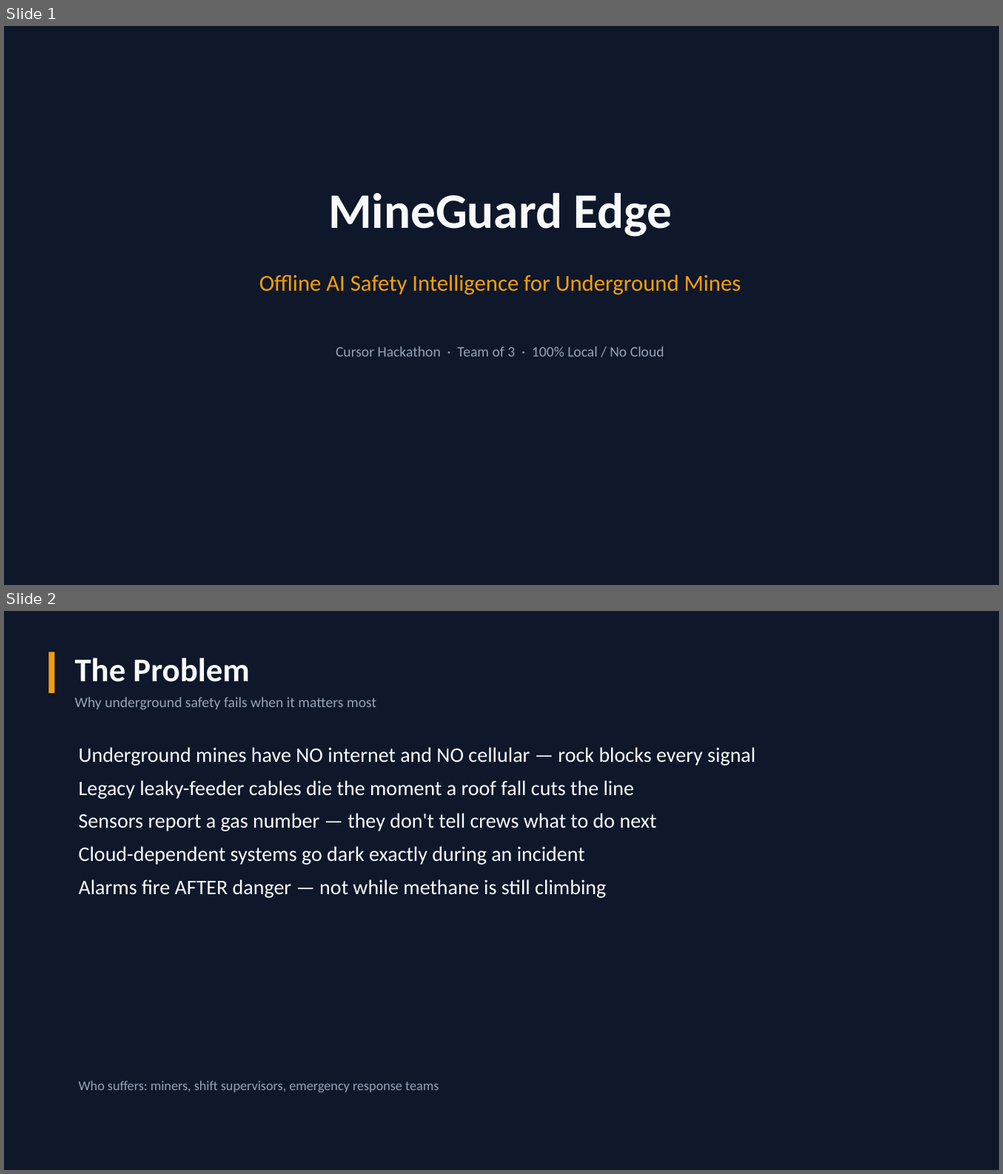
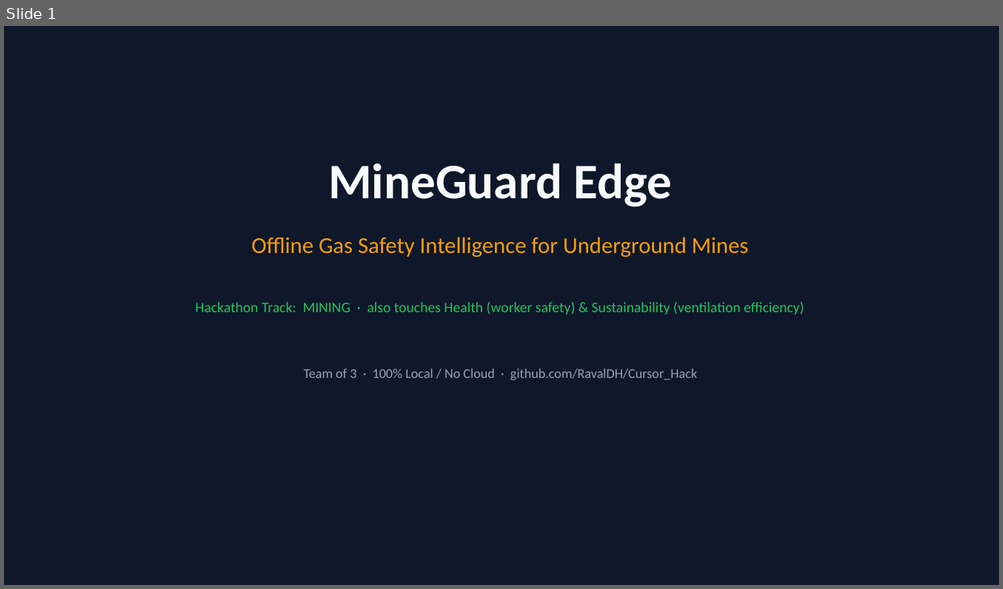
Before and after one commit to RavalDH/Cursor_Hack, a slide deck: presentation/MineGuard_Edge_Hackathon.pptx. Shown one above the other, each under a label of ours: slides 1 and 2 before the commit, slide 1 after it. The pictures are 1003x1174 and 1003x589 pixels, drawn with LibreOffice and Linux fonts; fonts in the diff are those of the drawing. Boxes give left, top, right and bottom in pixels: in the first picture for what was removed or moved away, otherwise in the second. Text is boxed around its words. In the diff, an @@ line names an element or a change of style, - is before the commit and + after.

```diff
--- a/presentation/MineGuard_Edge_Hackathon.pptx
+++ b/presentation/MineGuard_Edge_Hackathon.pptx
@@ slide 2 removed at [4, 611, 999, 1170], background #0F172A @@
@@ rectangle removed at [48, 652, 55, 693] @@
@@ text removed at [75, 658, 249, 682] @@
-The Problem
@@ text removed at [75, 697, 376, 710] @@
-Why underground safety fails when it matters most
@@ text removed at [79, 747, 755, 898] @@
-Underground mines have NO internet and NO cellular — rock blocks every signal
-Legacy leaky-feeder cables die the moment a roof fall cuts the line
-Sensors report a gas number — they don't tell crews what to do next
-Cloud-dependent systems go dark exactly during an incident
-Alarms fire AFTER danger — not while methane is still climbing
@@ text removed at [79, 1081, 438, 1093] @@
-Who suffers: miners, shift supervisors, emergency response teams
@@ slide 1 changed as well @@
@@ text "MineGuard Edge": place and size @@
-text "MineGuard Edge" at [328, 193, 671, 237]
+text "MineGuard Edge" at [328, 164, 671, 207]
@@ text at [251, 237, 748, 258]: text changed @@
-Offline AI Safety Intelligence for Underground Mines
+Offline Gas Safety Intelligence for Underground Mines
@@ text added at [195, 302, 803, 315], 14 pt, text #22C55E @@
+Hackathon Track: MINING · also touches Health (worker safety) & Sustainability (ventilation efficiency)
@@ text at [304, 369, 697, 380]: text changed; size 14 to 13 pt @@
-Cursor Hackathon · Team of 3 · 100% Local / No Cloud
+Team of 3 · 100% Local / No Cloud · github.com/RavalDH/Cursor_Hack
```
Also in this commit, not shown: 5 other slides changed, 7 slides added, 7 other slides removed, 1 other file.
